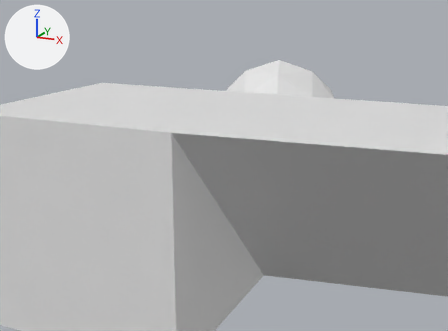
Renders of the Blender file TL.blend from each side of a commit.
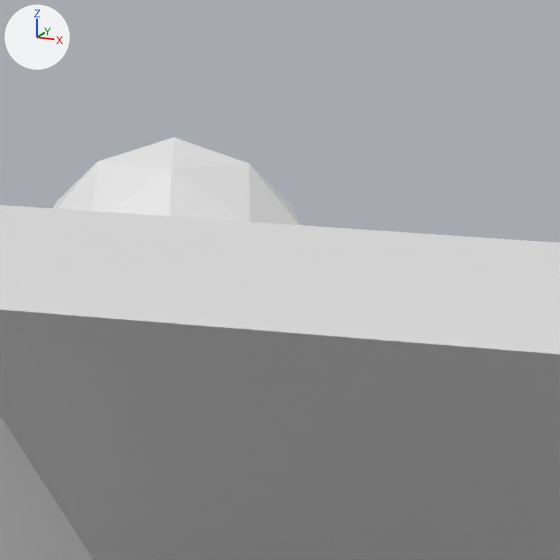
Each version is shown whole from a camera (50 mm lens) standing at (3.16, -4.88, 1.97) and looking at (-0.88, 4.11, -0.75), then close up on the part from 45% to 100% of the width and 0% to 74% of the height. The axes (+X, +Y, +Z) are drawn at upper left. The lights are the same throughout. The older version's two pictures come first.

Names of what the first close-up shows: 'Cube', 'ICO球'.
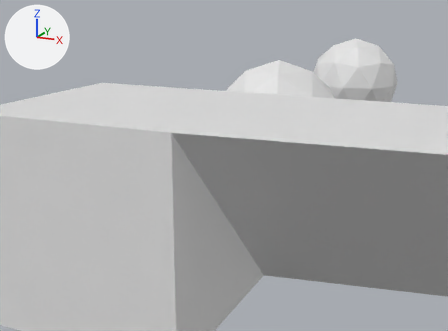
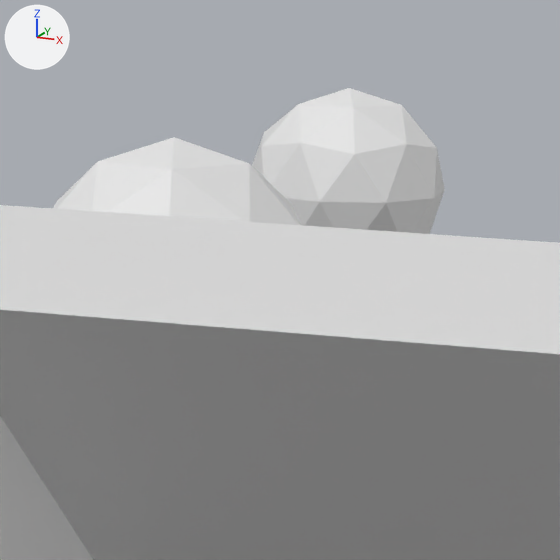
Where the change shows, as pixel boxes [x1, y1, x2, y2] in the close-ups (560 x 560 px):
'ICO球.002', added: after [252, 88, 445, 234]

Patch to the scene script:
```diff
--- a/TL.blend.py
+++ b/TL.blend.py
@@ ob_ico球_002 @@
+ob_ico球_002 = bpy.data.objects.new('ICO球.002', me_ico球.copy())  # the mesh of ob_ico球
+ob_ico球_002.location = (0.0, 9.462, 0.0)
```
